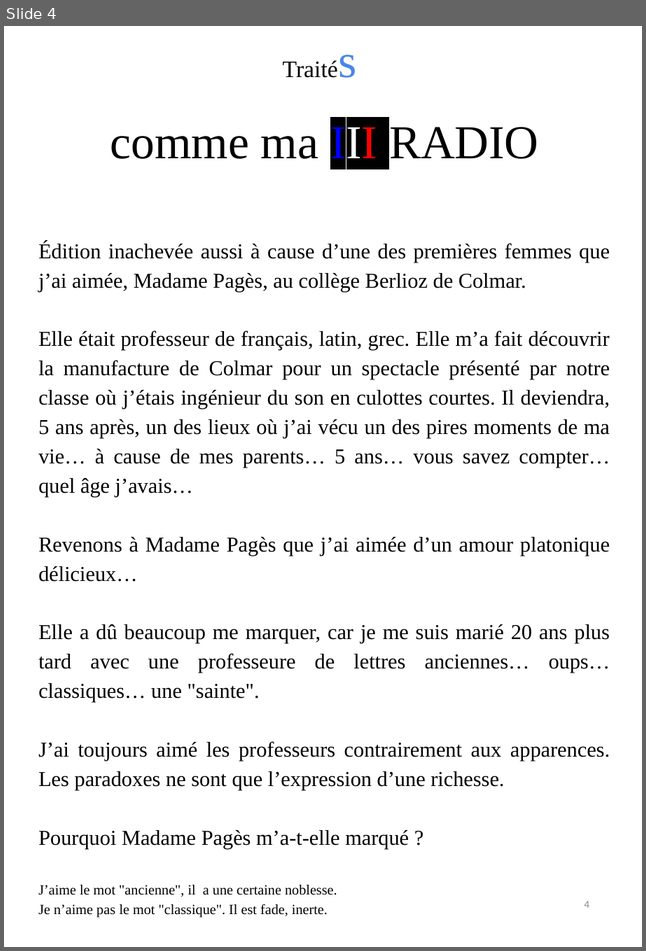
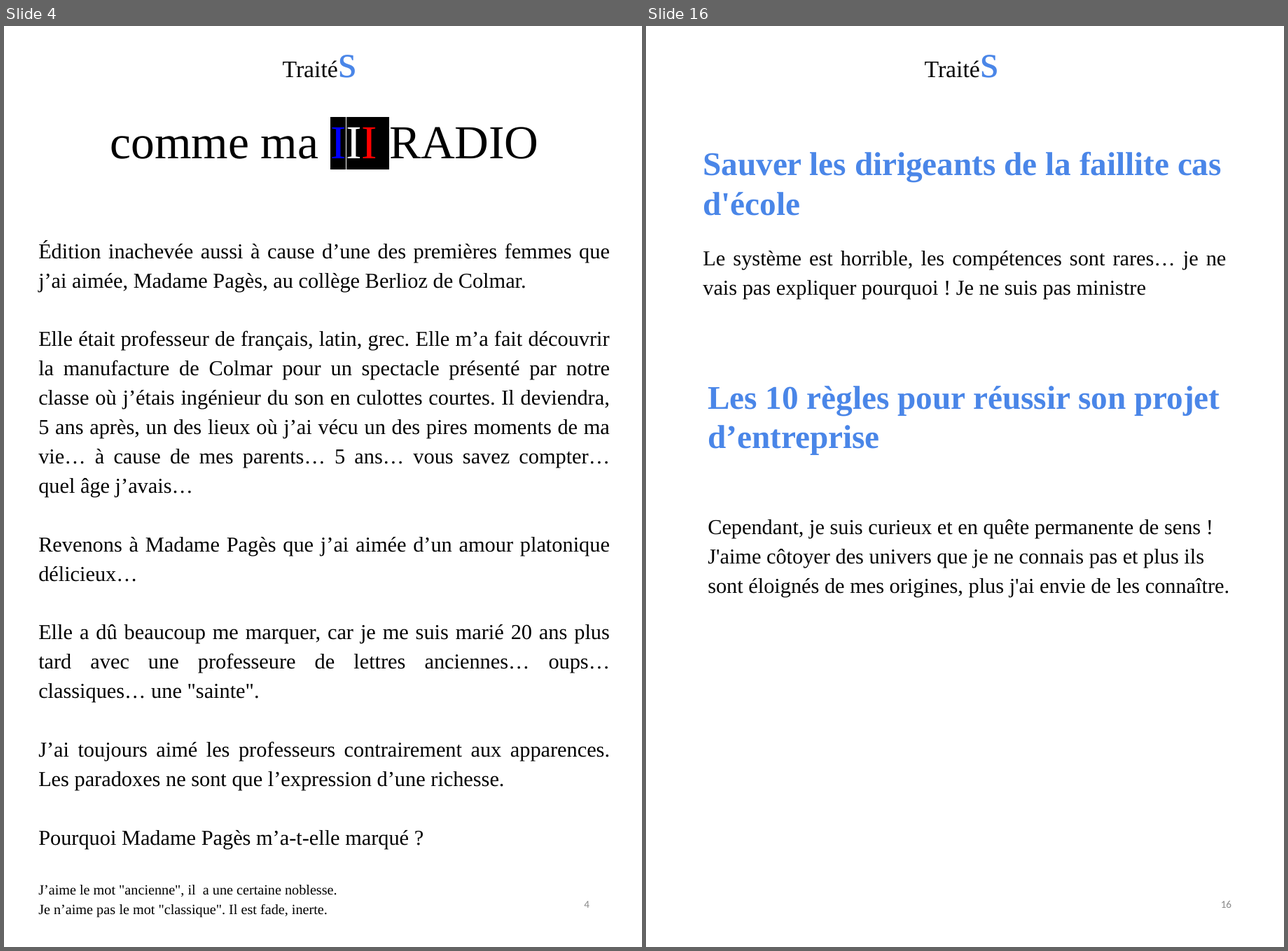
Before and after one commit to BenjaminLOUIS84/e_commerce, a slide deck: e_commerce/public/ppsx/tome3.ppsx. Shown side by side, each under a label of ours: slide 4 before the commit, slides 4 and 16 after it; the slides between them are not shown. The pictures are 646x951 and 1288x951 pixels, drawn with LibreOffice and Linux fonts; fonts in the diff are those of the drawing. Boxes give left, top, right and bottom in pixels: in the first picture for what was removed or moved away, otherwise in the second. Text is boxed around its words. In the diff, an @@ line names an element or a change of style, - is before the commit and + after.

```diff
--- a/e_commerce/public/ppsx/tome3.ppsx
+++ b/e_commerce/public/ppsx/tome3.ppsx
@@ slide 16 added at (646,26,1284,947), background #FFFFFF @@
@@ text added at (916,26,1014,118), 20.1 pt, text #000000 @@
+Traités
@@ text added at (703,151,1226,299), 18 pt, text #050505 @@
+Sauver les dirigeants de la faillite cas d'école
+Le système est horrible, les compétences sont rares… je ne vais pas expliquer pourquoi ! Je ne suis pas ministre
@@ text added at (708,386,1229,597), 18 pt, text #050505 @@
+Les 10 règles pour réussir son projet d’entreprise
+Cependant, je suis curieux et en quête permanente de sens ! J'aime côtoyer des univers que je ne connais pas et plus ils sont éloignés de mes origines, plus j'ai envie de les connaître.
@@ page number added at (1221,901,1231,908), 9 pt, text #8C8C8C @@
+16
```
Also in this commit, not shown: 2 slides changed, 52 other slides added.
